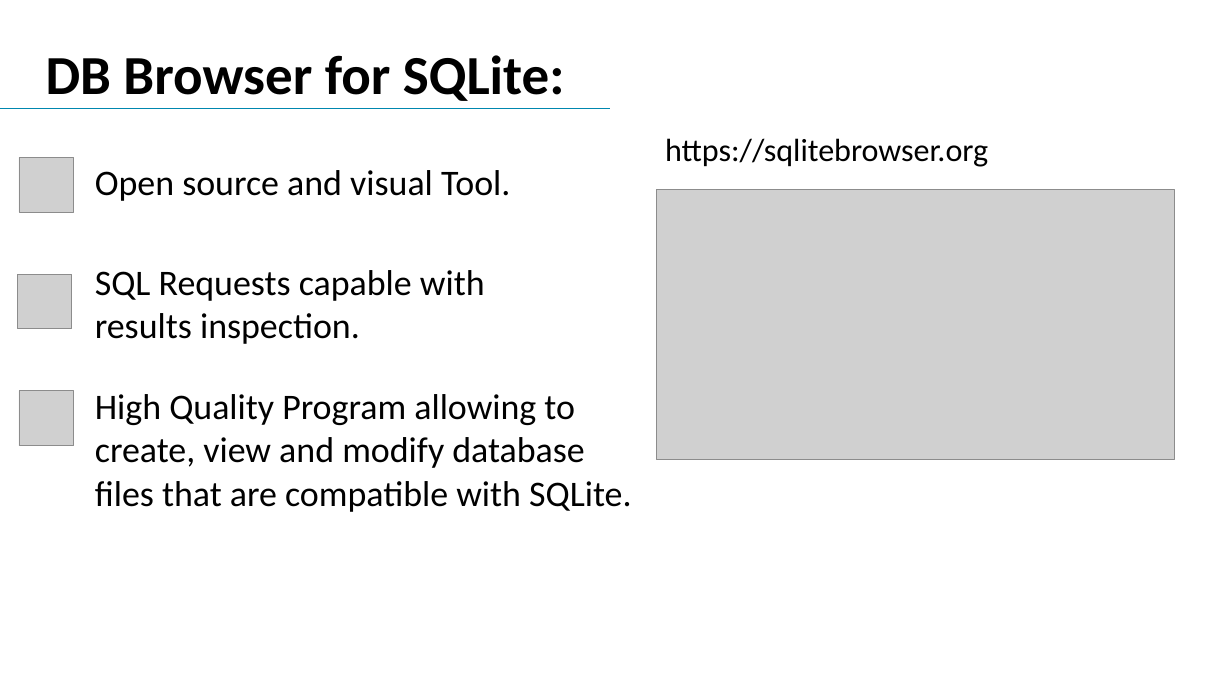
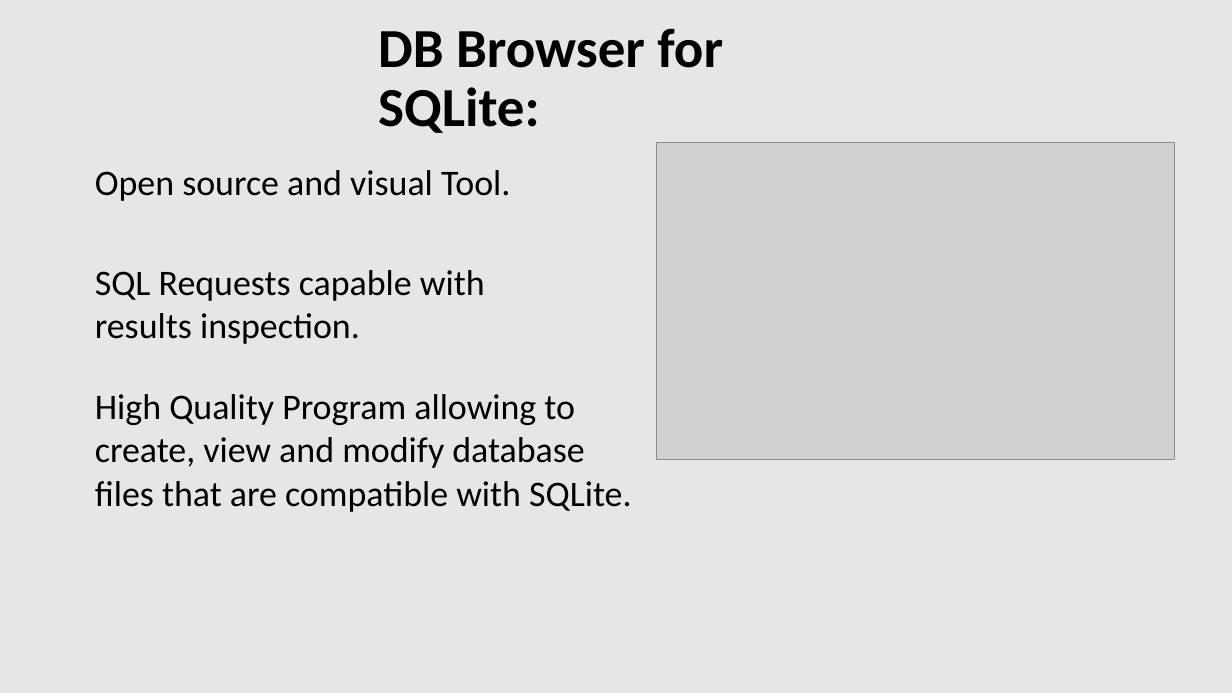
Before and after one commit to lahcenrahlaoui/Wingardium_Leviosaaaa, a slide deck: slide 9 of Presentation-projet-SQLite (1) - Copy.pptx. Drawn at 1232x693 pixels with LibreOffice and Linux fonts; fonts in the diff are those of the drawing; grey boxes stand for pictures. Boxes give left, top, right and bottom in pixels: in the first picture for what was removed or moved away, otherwise in the second. Text is boxed around its words. In the diff, an @@ line names an element or a change of style, - is before the commit and + after.

```diff
--- a/Presentation-projet-SQLite (1) - Copy.pptx
+++ b/Presentation-projet-SQLite (1) - Copy.pptx
@@ background #FFFFFF to #E7E6E6 @@
@@ text "DB Browser for SQLite:" rewrapped from [46, 55, 565, 101] to [378, 28, 723, 133] @@
@@ line removed from (0, 108) to (610, 108) @@
@@ picture: place and size @@
-picture at [656, 189, 1175, 459]
+picture at [656, 142, 1175, 460]
@@ text removed at [665, 138, 988, 167] @@
-https://sqlitebrowser.org
@@ picture removed at [19, 157, 74, 212] @@
@@ picture removed at [18, 274, 72, 329] @@
@@ picture removed at [19, 391, 74, 445] @@
```
Also in this commit, not shown: 58 other slides changed.
